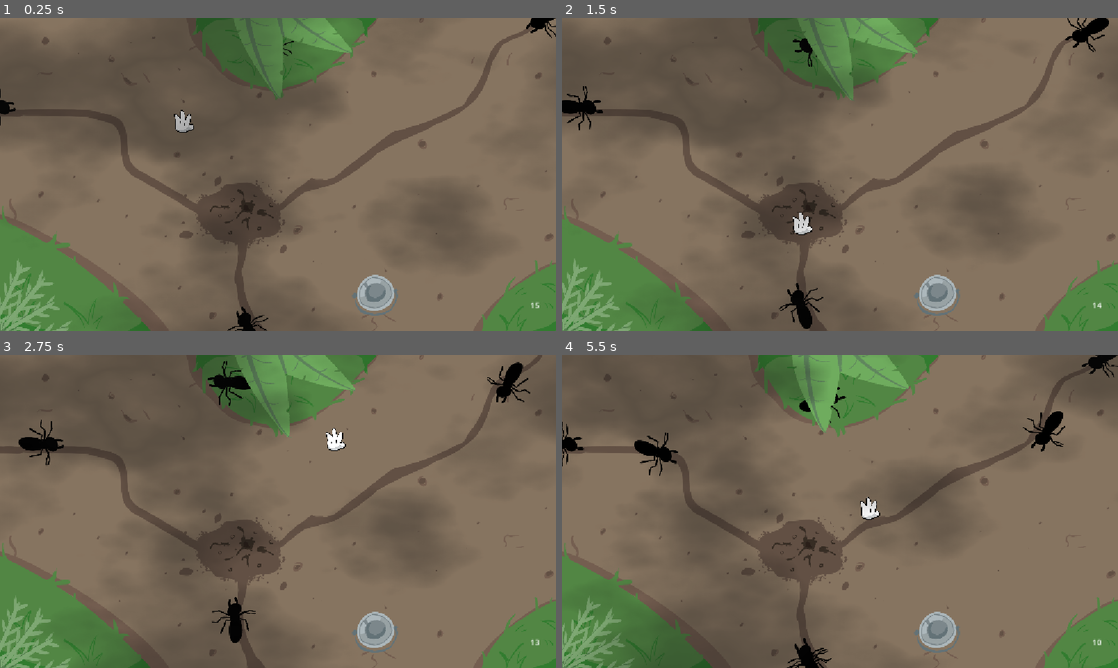
Above: before the commit, frames 1-4 (two rows, left to right).
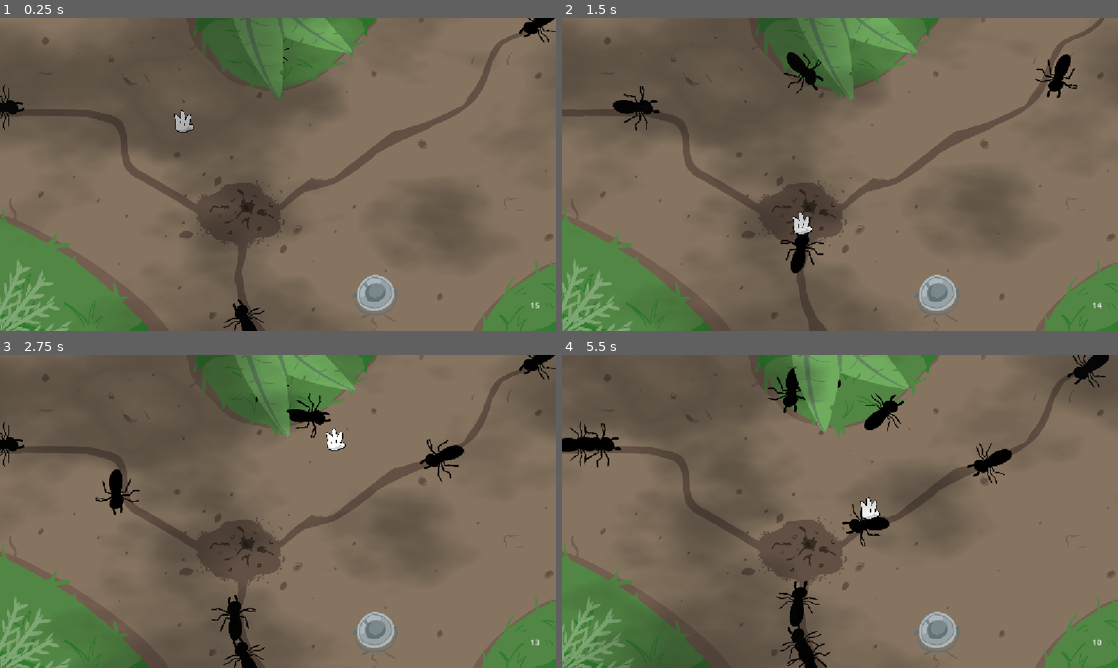
Above: after the commit, the same moments.

Repository: andre-felipe-wonsik-alves/gmtk-jam-26
Game: Godot game, scene res://Scenes/Levels/ant.tscn
The game is run twice, just before and just after one commit, with the same random seed, the same clock (stepped at 60 frames per second) and the same inputs.
Inputs (mouse positions are in pixels of both pictures, inside the frame that each line leads up to):
- Up to frame 1 (0.25 s): no input
- Up to frame 2 (1.5 s): move the mouse to (962, 158) at 0.52 s; click (962, 158) at 0.67 s; drag from (728, 190) to (940, 299) at 1.27 s
- Up to frame 3 (2.75 s): move the mouse to (333, 442) at 2.02 s; click (333, 442) at 2.17 s
- Up to frame 4 (5.5 s): drag from (812, 574) to (673, 464) at 2.77 s; move the mouse to (1006, 558) at 3.52 s; click (1006, 558) at 3.67 s; drag from (673, 464) to (940, 636) at 4.27 s; move the mouse to (867, 511) at 5.02 s; click (867, 511) at 5.17 s

The runs differ from the first frame. In frame 1, 0.5% of the frame differs, in the area x 0-100%, y 0-100%; in frame 2, 2.7%; in frame 3, 3.0%; in frame 4, 3.7%.

Commit message:
fix: acelerando as formigas

Diff:
--- a/Scenes/Levels/ant.tscn
+++ b/Scenes/Levels/ant.tscn
@@ -186,7 +186,6 @@
 spawn_scene = ExtResource("2_h0nov")
 path = NodePath("../LeafRoad")
 path_follow = NodePath("../LeafRoad/PathFollow2D")
-spawn_interval_seconds = 15
 loop_path = true
 
 [node name="LeafRoad" type="Path2D" parent="SpawnPools/LeafSpawn" unique_id=180956454]
--- a/Scripts/Components/SpawnComponent.gd
+++ b/Scripts/Components/SpawnComponent.gd
@@ -7,8 +7,8 @@
 @export var spawn_marker: Marker2D
 @export var path: Path2D
 @export var path_follow: PathFollow2D
-@export_range(0.1, 30.0, 0.1) var spawn_interval_seconds := 5
-@export_range(1.0, 500.0, 1.0) var speed := 40
+@export_range(0.1, 30.0, 0.1) var spawn_interval_seconds := 2.5
+@export_range(1.0, 500.0, 1.0) var speed := 120
 @export var reverse_path := false
 @export var loop_path := false
 @export var autostart := true
@@ -94,8 +94,8 @@
 			continue
 		var draggable := moving.instance.get_node_or_null("InteractableComponent/Draggable") as Draggable
 		if draggable != null and draggable.is_dragging():
-			var shake_strength := 1.0  # pixels
-			var shake_rotation := 0.10  # radians
+			var shake_strength := 1.3  # pixels
+			var shake_rotation := 0.15  # radians
 			var jitter := Vector2(randf_range(-1, 1), randf_range(-1, 1)) * shake_strength
 			var global_jitter = jitter + moving.instance.global_position
 			moving.instance.transform = Transform2D(shake_rotation*jitter.x, global_jitter)
